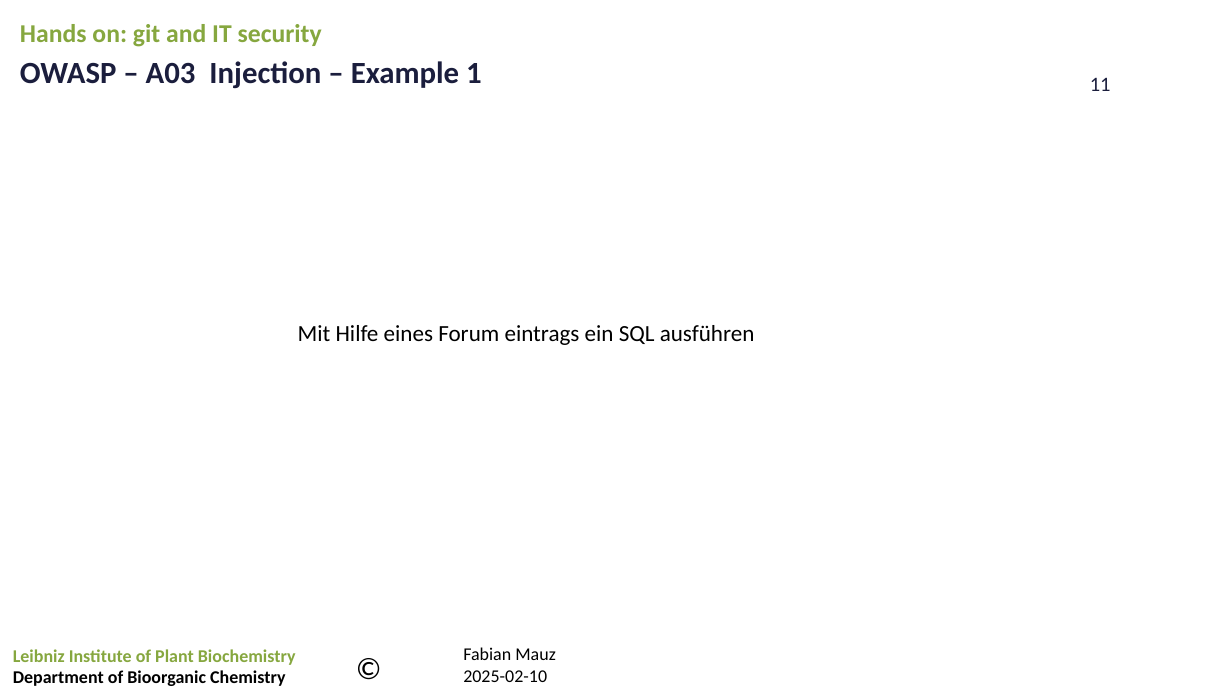
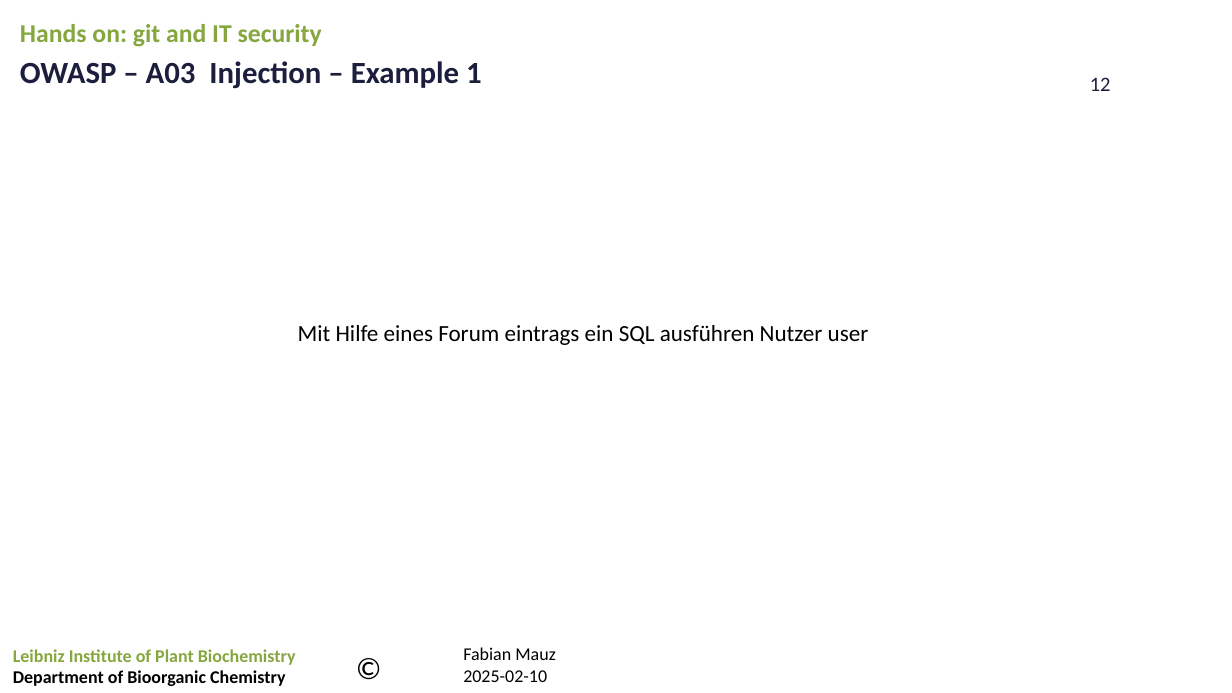
Before and after one commit to FabianMauz/talks_and_lessons, a slide deck: slide 12 of 20250219_git_and_it_security/20250219_git_and_it_security.pptx (slide 11 before the commit). Drawn at 1232x693 pixels with LibreOffice and Linux fonts; fonts in the diff are those of the drawing; background and template pictures are left out. Boxes give left, top, right and bottom in pixels: in the first picture for what was removed or moved away, otherwise in the second. Text is boxed around its words. In the diff, an @@ line names an element or a change of style, - is before the commit and + after.

```diff
--- a/20250219_git_and_it_security/20250219_git_and_it_security.pptx
+++ b/20250219_git_and_it_security/20250219_git_and_it_security.pptx
@@ page number at (1090, 77, 1111, 91): text changed @@
-11
+12
@@ text at (298, 325, 869, 345): text changed @@
-Mit Hilfe eines Forum eintrags ein SQL ausführen
+Mit Hilfe eines Forum eintrags ein SQL ausführen Nutzer user
```
Also in this commit, not shown: 4 other slides changed, 3 slides added, 2 slides removed.
